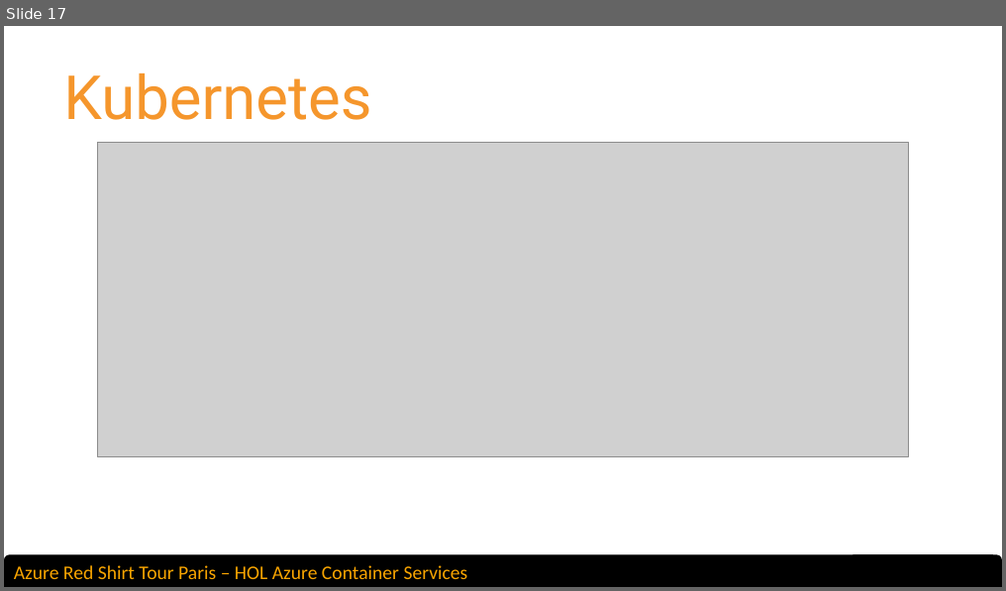
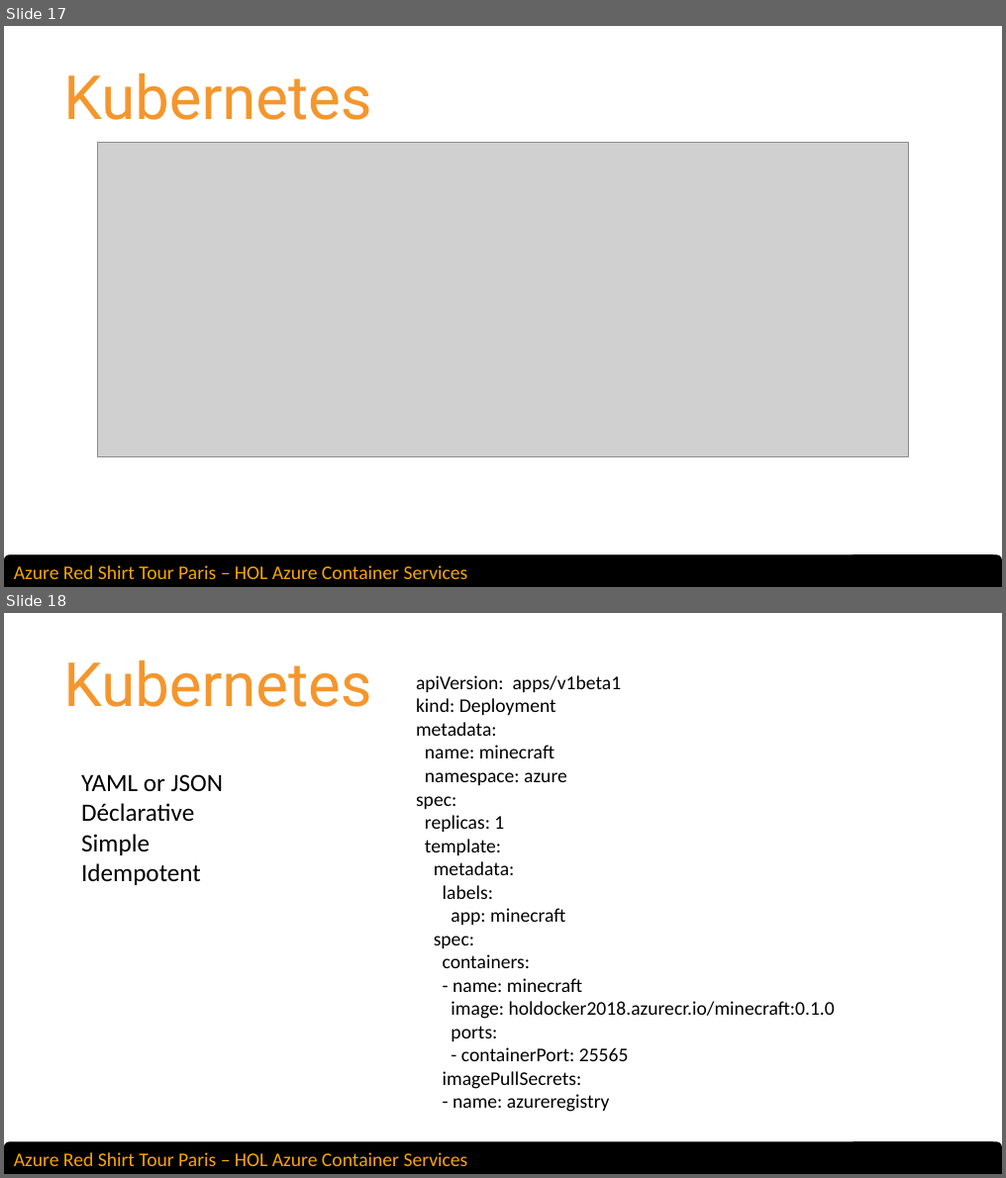
Before and after one commit to extenzo/HoLDocker, a slide deck: HOL RedShirtTour.pptx. Shown one above the other, each under a label of ours: slide 17 before the commit, slides 17 and 18 after it. The pictures are 1006x591 and 1006x1178 pixels, drawn with LibreOffice and Linux fonts; fonts in the diff are those of the drawing; grey boxes stand for pictures; background and template pictures are left out. Boxes give left, top, right and bottom in pixels: in the first picture for what was removed or moved away, otherwise in the second. Text is boxed around its words. In the diff, an @@ line names an element or a change of style, - is before the commit and + after.

Commit message:
Update powerpoint

```diff
--- a/HOL RedShirtTour.pptx
+++ b/HOL RedShirtTour.pptx
@@ slide 18 added at (4,613,1002,1174), background #FFFFFF; not listed: 4 template elements that a slide beside it also shows @@
@@ title added at (63,661,371,707), 44 pt, text #F5962C @@
+Kubernetes
@@ text added at (416,675,835,1112), 14 pt, text #000000 @@
+apiVersion: apps/v1beta1
+kind: Deployment
+metadata:
+name: minecraft
+namespace: azure
+spec:
+replicas: 1
+template:
+metadata:
+labels:
+app: minecraft
+spec:
+containers:
+- name: minecraft
+image: holdocker2018.azurecr.io/minecraft:0.1.0
+ports:
+- containerPort: 25565
+imagePullSecrets:
+- name: azureregistry
@@ text added at (81,774,224,885), 18 pt, text #000000 @@
+YAML or JSON
+Déclarative
+Simple
+Idempotent
```
